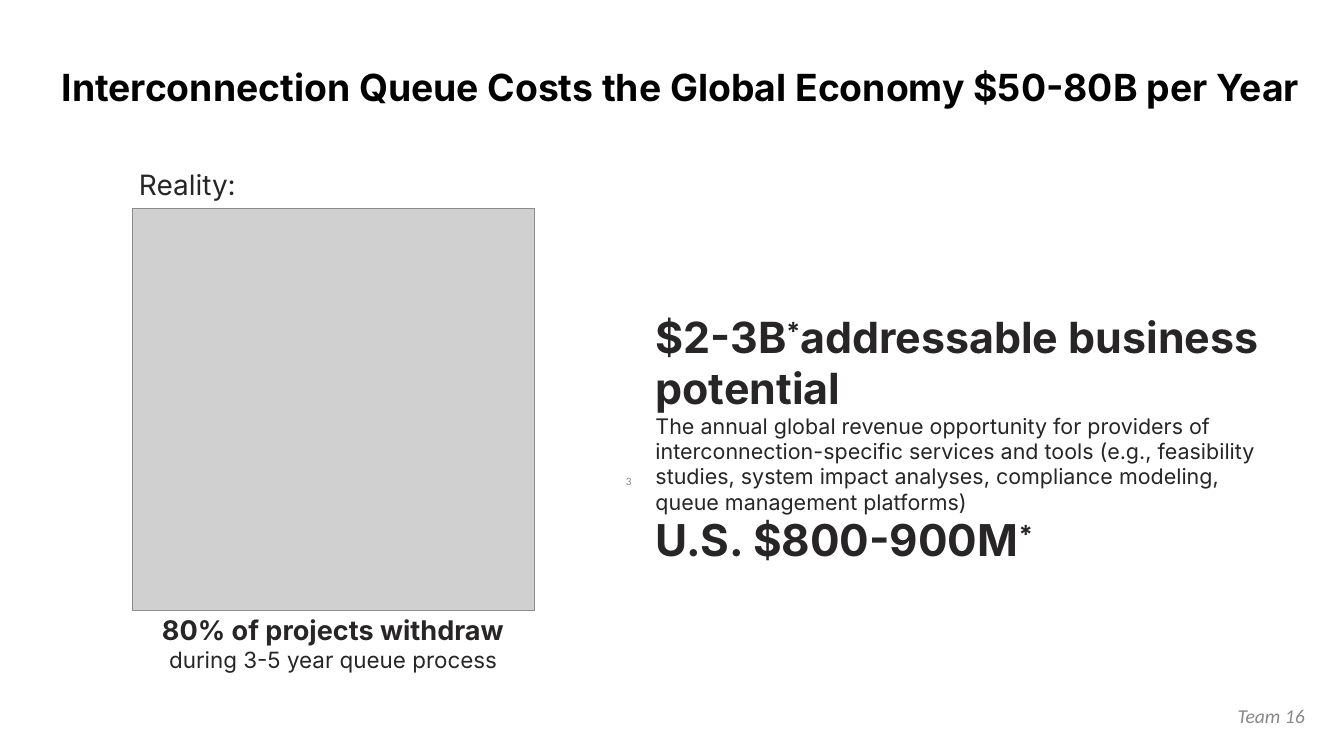
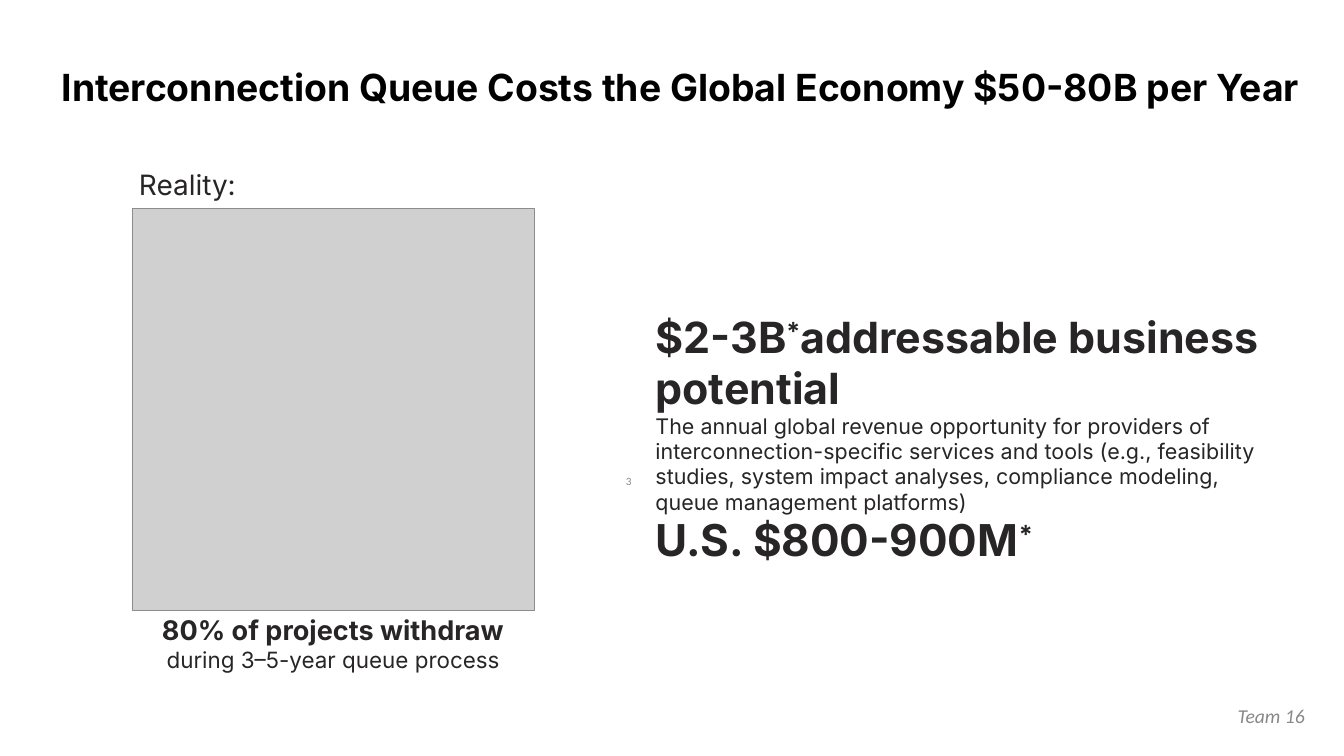
Before and after one commit to kvrkr866/unblocking_icq_phase1, a slide deck: slide 3 of team_16_ai_role_in_unlocking-the-interconnection-queue_demo_day_11_08_25.pptx. Drawn at 1344x756 pixels with LibreOffice and Linux fonts; fonts in the diff are those of the drawing; grey boxes stand for pictures. Boxes give left, top, right and bottom in pixels: in the first picture for what was removed or moved away, otherwise in the second. Text is boxed around its words. In the diff, an @@ line names an element or a change of style, - is before the commit and + after.

```diff
--- a/team_16_ai_role_in_unlocking-the-interconnection-queue_demo_day_11_08_25.pptx
+++ b/team_16_ai_role_in_unlocking-the-interconnection-queue_demo_day_11_08_25.pptx
@@ text at <box>162,619,504,673</box>: text changed @@
-80% of projects withdraw during 3-5 year queue process
+80% of projects withdraw during 3–5-year queue process
```
Also in this commit, not shown: 3 other slides changed, 2 other files.
